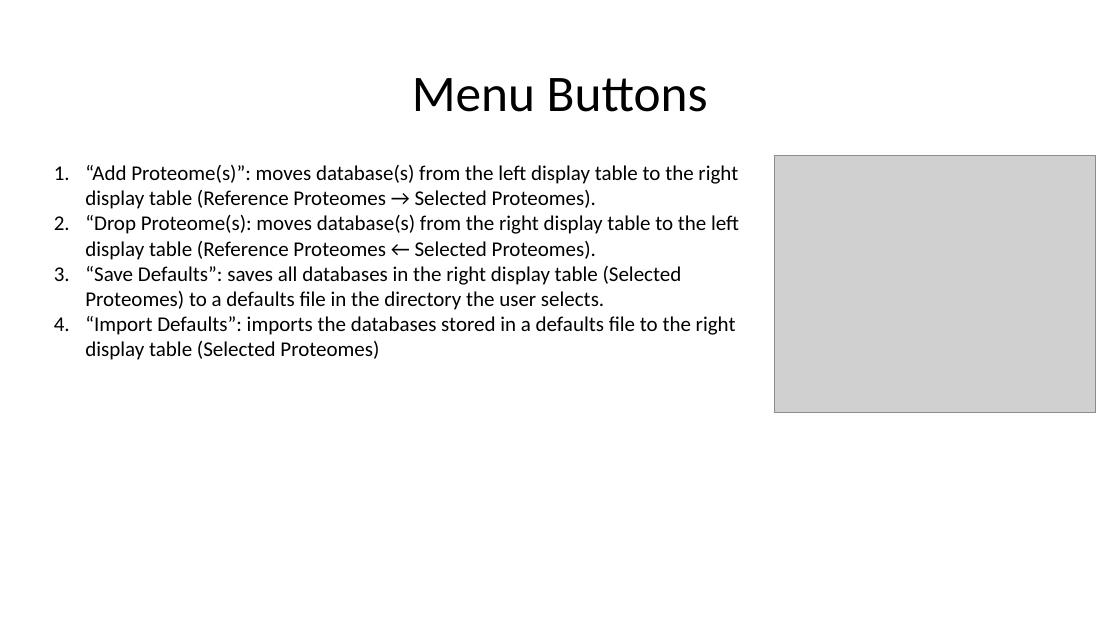
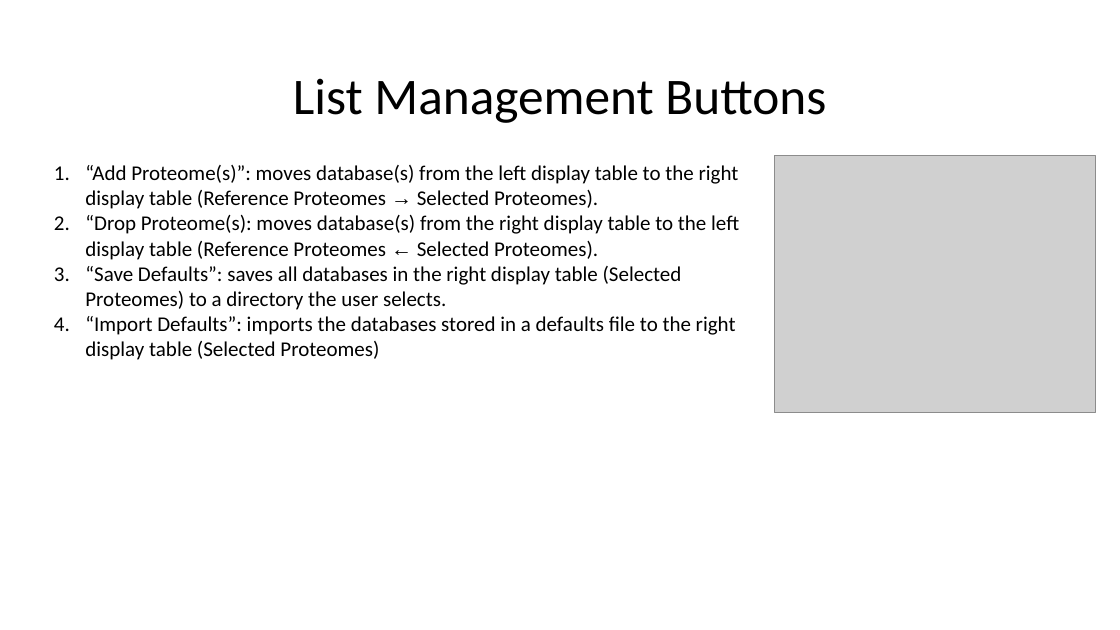
Before and after one commit to lily-liang12/Reference_Proteome_Manager, a slide deck: slide 11 of User Guide.pptx (slide 6 before the commit). Drawn at 1120x630 pixels with LibreOffice and Linux fonts; fonts in the diff are those of the drawing; grey boxes stand for pictures. Boxes give left, top, right and bottom in pixels: in the first picture for what was removed or moved away, otherwise in the second. Text is boxed around its words. In the diff, an @@ line names an element or a change of style, - is before the commit and + after.

Commit message:
Added additional database options

```diff
--- a/User Guide.pptx
+++ b/User Guide.pptx
@@ text at [293, 78, 826, 123]: text changed @@
-Menu Buttons
+List Management Buttons
@@ text at [85, 165, 739, 360]: font Calibri to Arial in "→", "←"; indent changed @@
@@ text at [85, 266, 682, 310]: text changed @@
-3. “Save Defaults”: saves all databases in the right display table (Selected Proteomes) to a defaults file in the directory the user selects.
+3. “Save Defaults”: saves all databases in the right display table (Selected Proteomes) to a directory the user selects.
```
Also in this commit, not shown: 7 other slides changed, 5 slides added, 2 other files.
